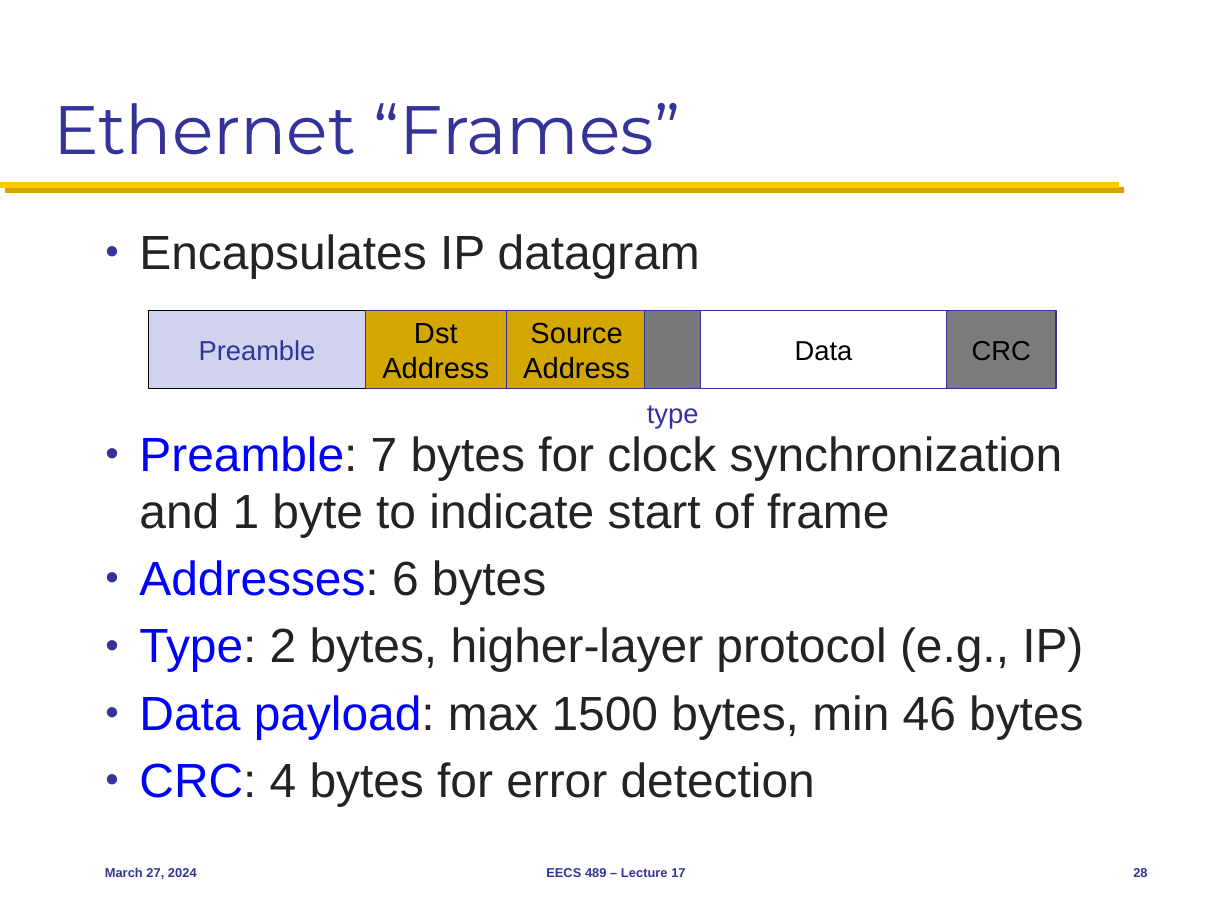
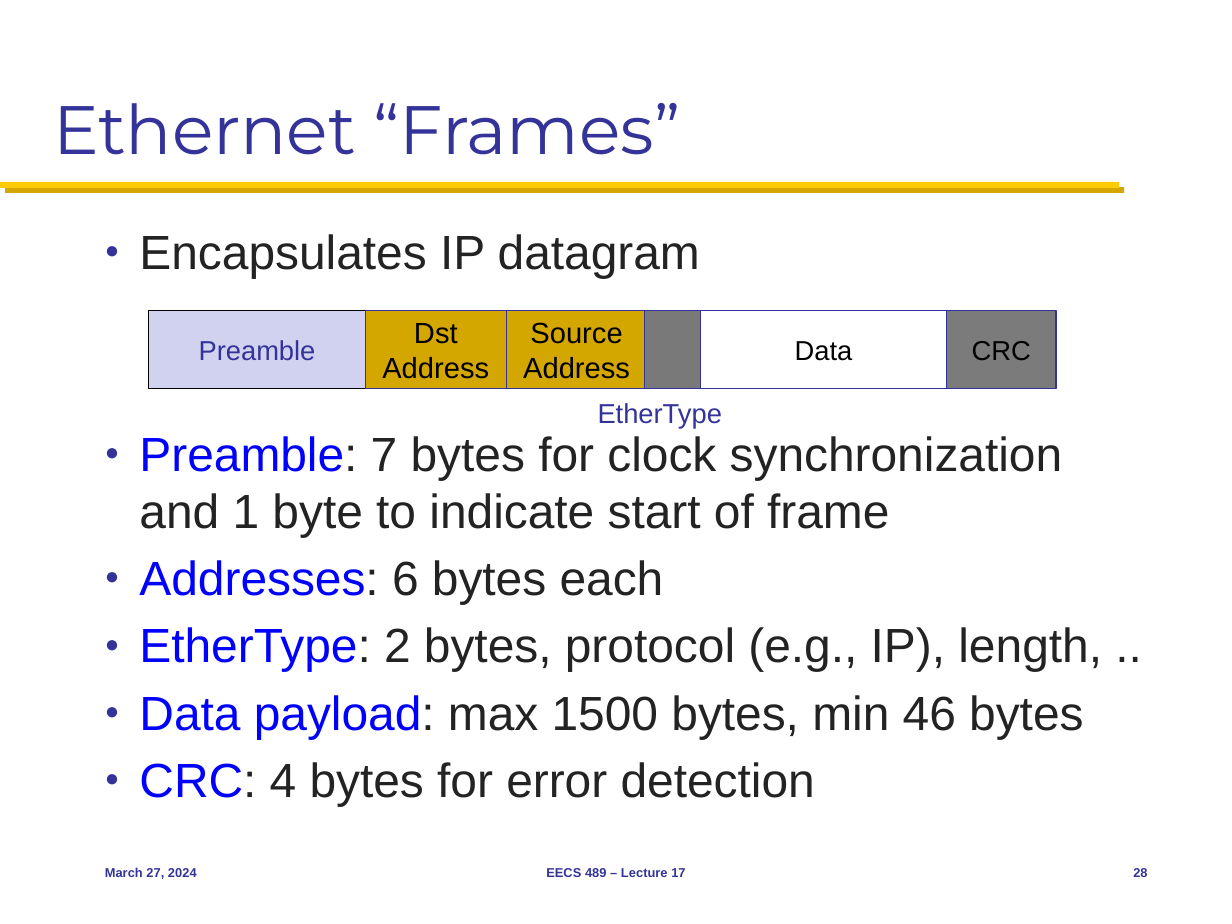
Before and after one commit to mosharaf/eecs489, a slide deck: slide 28 of Slides/032724.pptx. Drawn at 1232x924 pixels with LibreOffice and Linux fonts; fonts in the diff are those of the drawing. Boxes give left, top, right and bottom in pixels: in the first picture for what was removed or moved away, otherwise in the second. Text is boxed around its words. In the diff, an @@ line names an element or a change of style, - is before the commit and + after.

```diff
--- a/Slides/032724.pptx
+++ b/Slides/032724.pptx
@@ text at <box>598,403,722,429</box>: text changed @@
-type
+EtherType
@@ text at <box>139,560,1102,672</box>: text changed @@
-● Addresses: 6 bytes
-● Type: 2 bytes, higher-layer protocol (e.g., IP)
+● Addresses: 6 bytes each
+● EtherType: 2 bytes, protocol (e.g., IP), length, ..
```
Also in this commit, not shown: 4 other slides changed, 1 other file.
